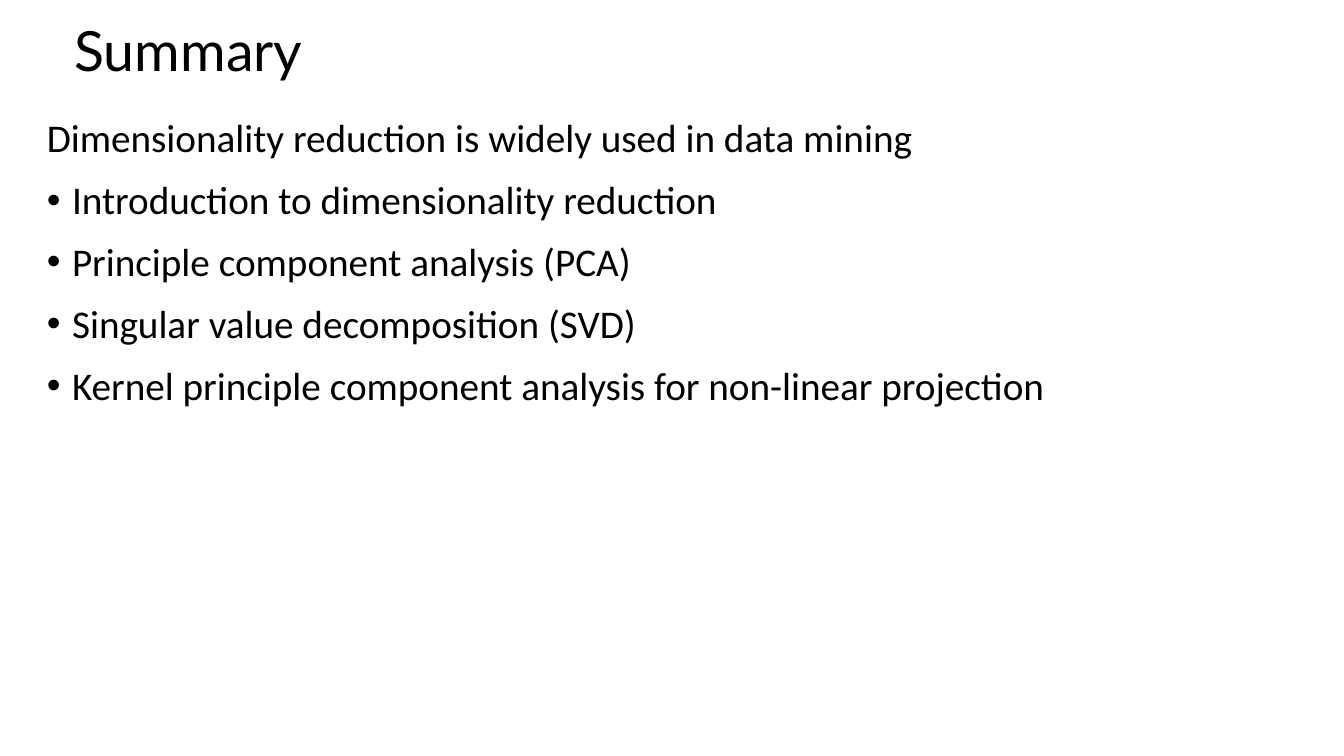
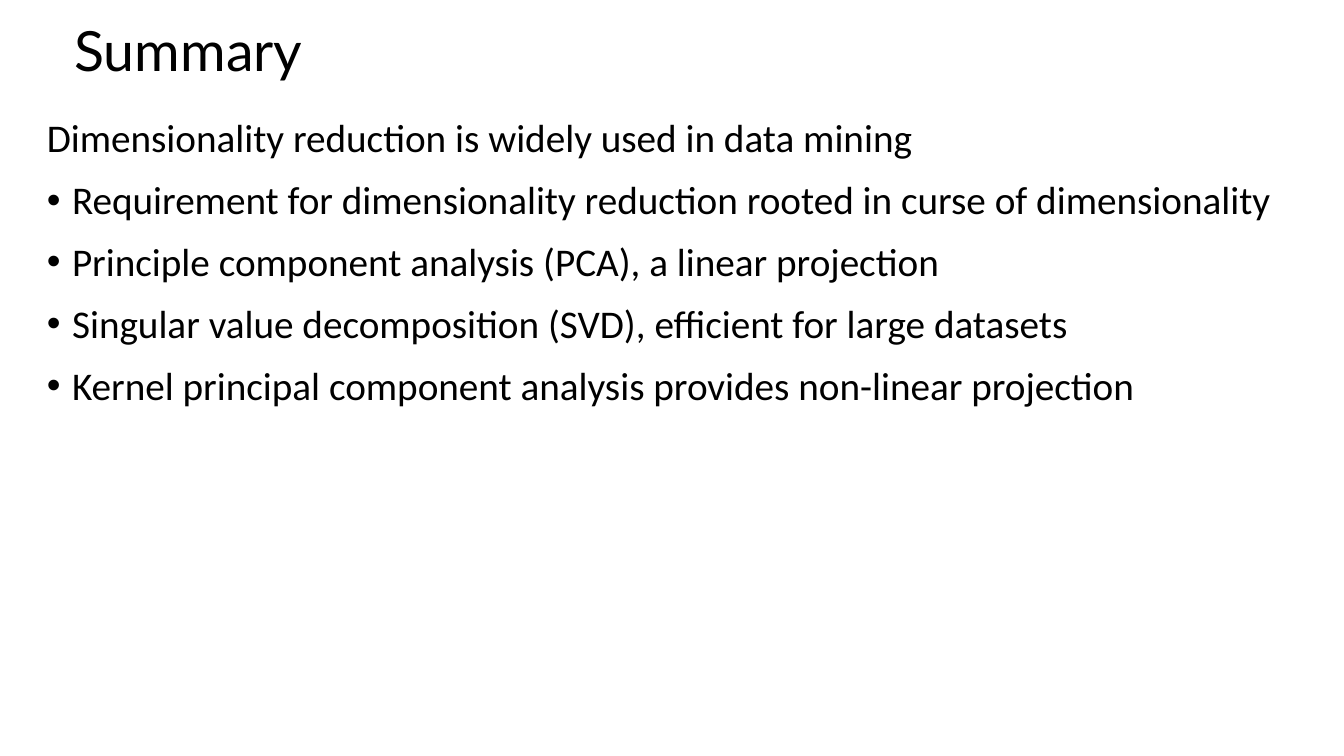
Before and after one commit to tenevian/Harvard-SSP-Data-Mining, a slide deck: slide 42 of slides/11_DimensionalityReduction_Part1.pptx. Drawn at 1344x756 pixels with LibreOffice and Linux fonts; fonts in the diff are those of the drawing. Boxes give left, top, right and bottom in pixels: in the first picture for what was removed or moved away, otherwise in the second. Text is boxed around its words. In the diff, an @@ line names an element or a change of style, - is before the commit and + after.

```diff
--- a/slides/11_DimensionalityReduction_Part1.pptx
+++ b/slides/11_DimensionalityReduction_Part1.pptx
@@ text at box(72, 186, 1270, 407): text changed @@
-• Introduction to dimensionality reduction
-• Principle component analysis (PCA)
-• Singular value decomposition (SVD)
-• Kernel principle component analysis for non-linear projection
+• Requirement for dimensionality reduction rooted in curse of dimensionality
+• Principle component analysis (PCA), a linear projection
+• Singular value decomposition (SVD), efficient for large datasets
+• Kernel principal component analysis provides non-linear projection
```
Also in this commit, not shown: 2 other slides changed.
